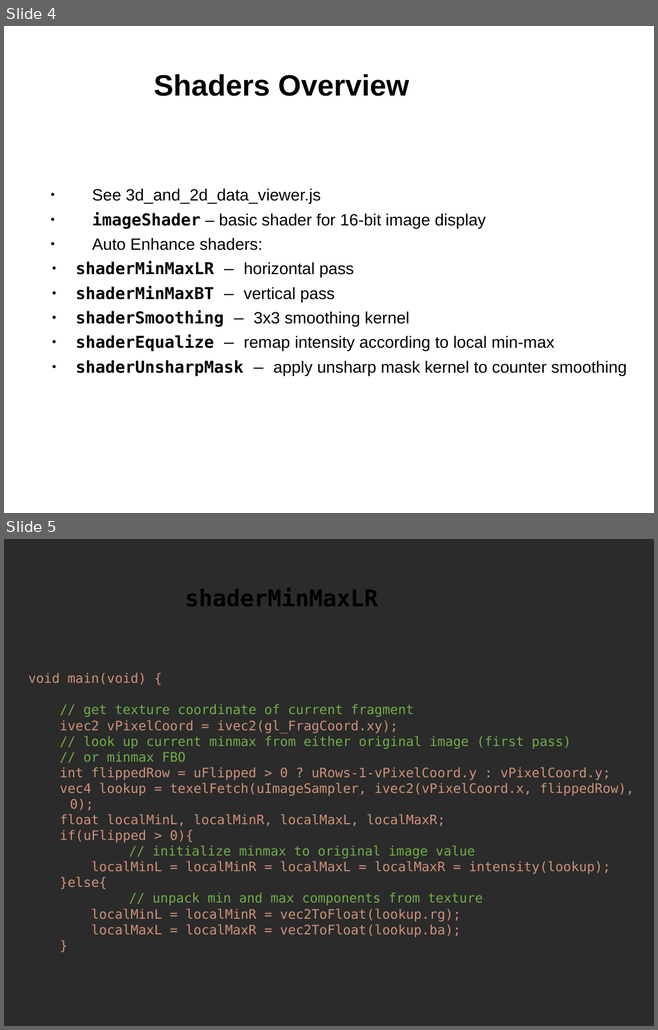
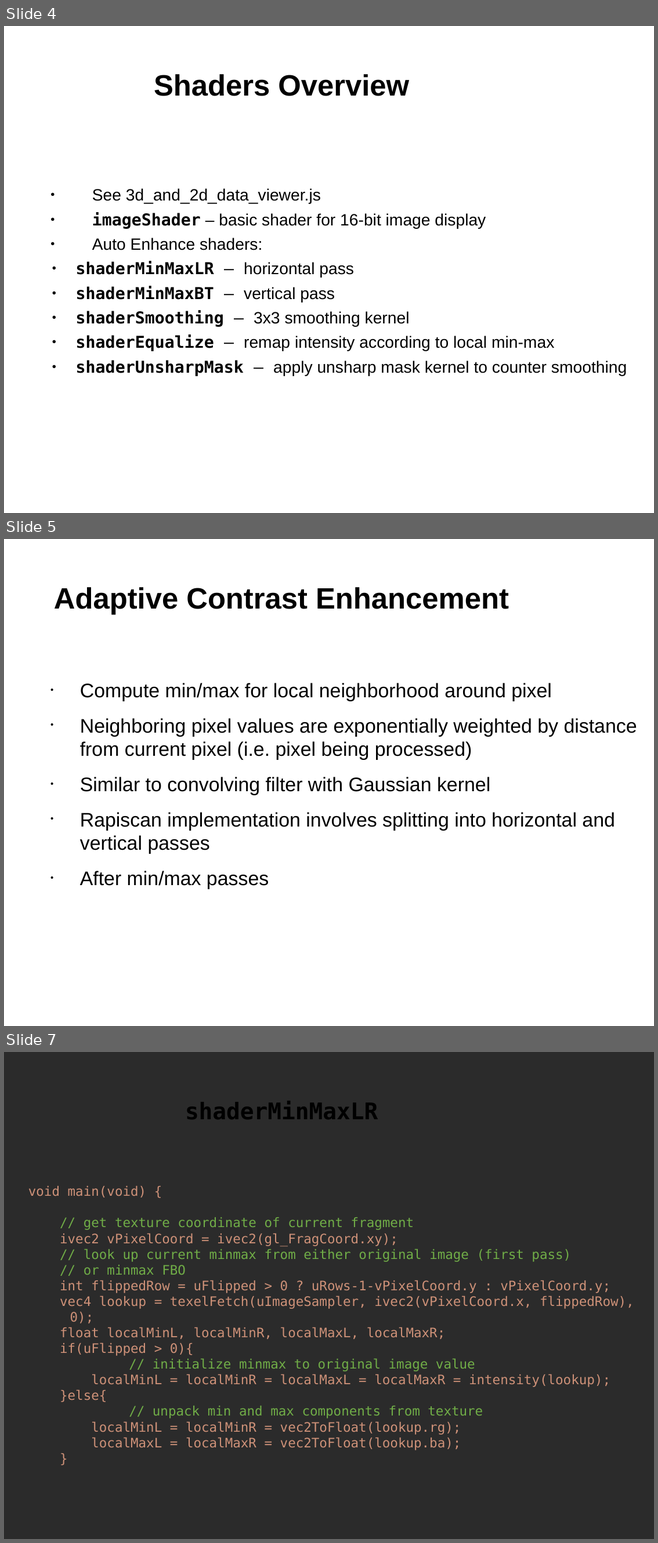
Before and after one commit to kbvis3d/rapiscan-training-2022, a slide deck: rapiscan-image-viewer.pptx. Shown one above the other, each under a label of ours: slides 4 and 5 before the commit, slides 4, 5 and 7 after it; the slides between them are not shown. The pictures are 658x1030 and 658x1543 pixels, drawn with LibreOffice and Linux fonts; fonts in the diff are those of the drawing; background and template pictures are left out; a plain dark background stands for a picture behind light text. Boxes give left, top, right and bottom in pixels: in the first picture for what was removed or moved away, otherwise in the second. Text is boxed around its words. In the diff, an @@ line names an element or a change of style, - is before the commit and + after.

```diff
--- a/rapiscan-image-viewer.pptx
+++ b/rapiscan-image-viewer.pptx
@@ slide 5 added at (4, 539, 654, 1026), background picture (left out) @@
@@ title added at (54, 587, 509, 614), 36 pt, text #000000, bold @@
+Adaptive Contrast Enhancement
@@ text added at (80, 683, 637, 889), 24 pt, text #000000 @@
+• Compute min/max for local neighborhood around pixel
+• Neighboring pixel values are exponentially weighted by distance from current pixel (i.e. pixel being processed)
+• Similar to convolving filter with Gaussian kernel
+• Rapiscan implementation involves splitting into horizontal and vertical passes
+• After min/max passes
@@ what was slide 5 is now slide 7 @@
```
Also in this commit, not shown: 1 other slide added, 1 other file.
